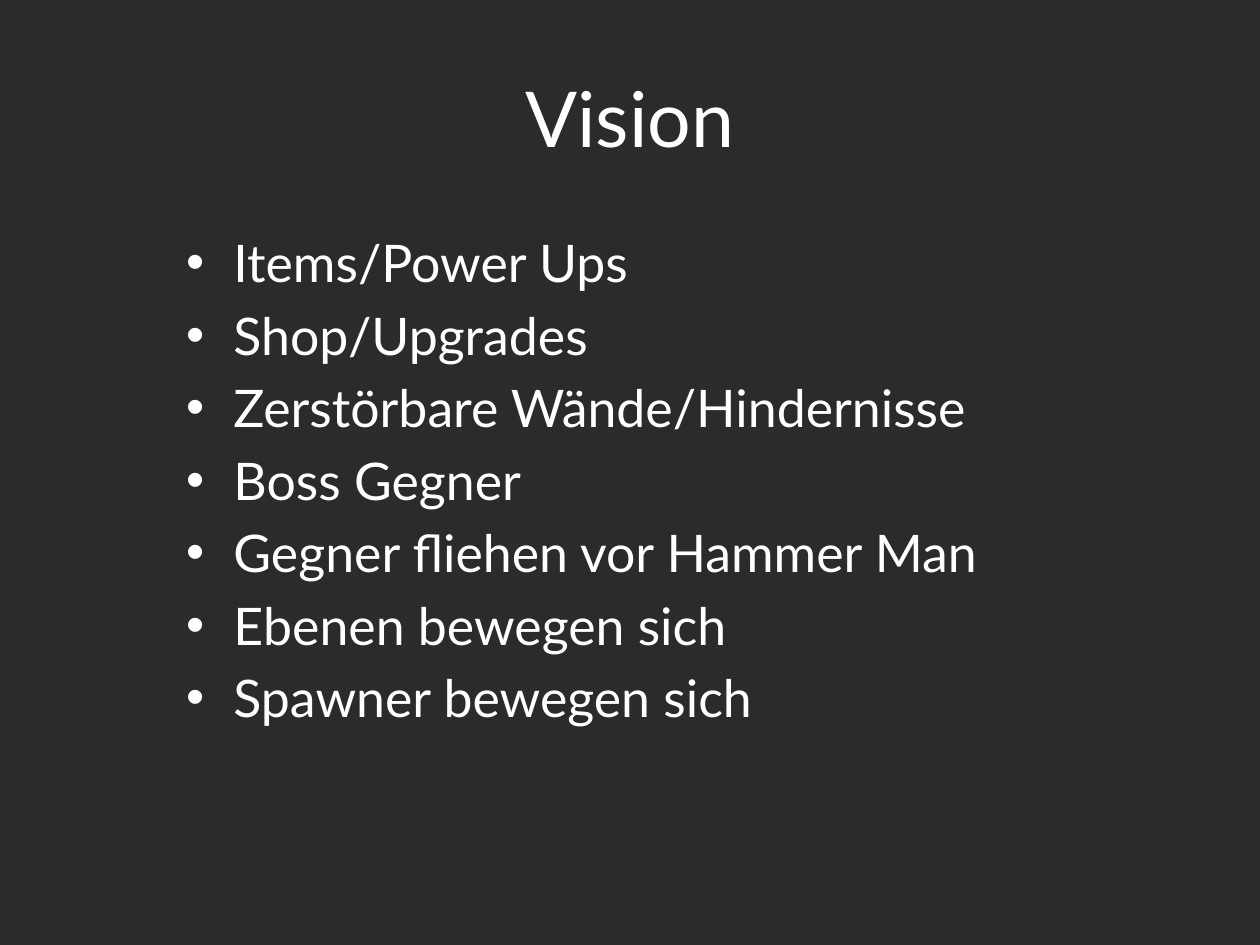
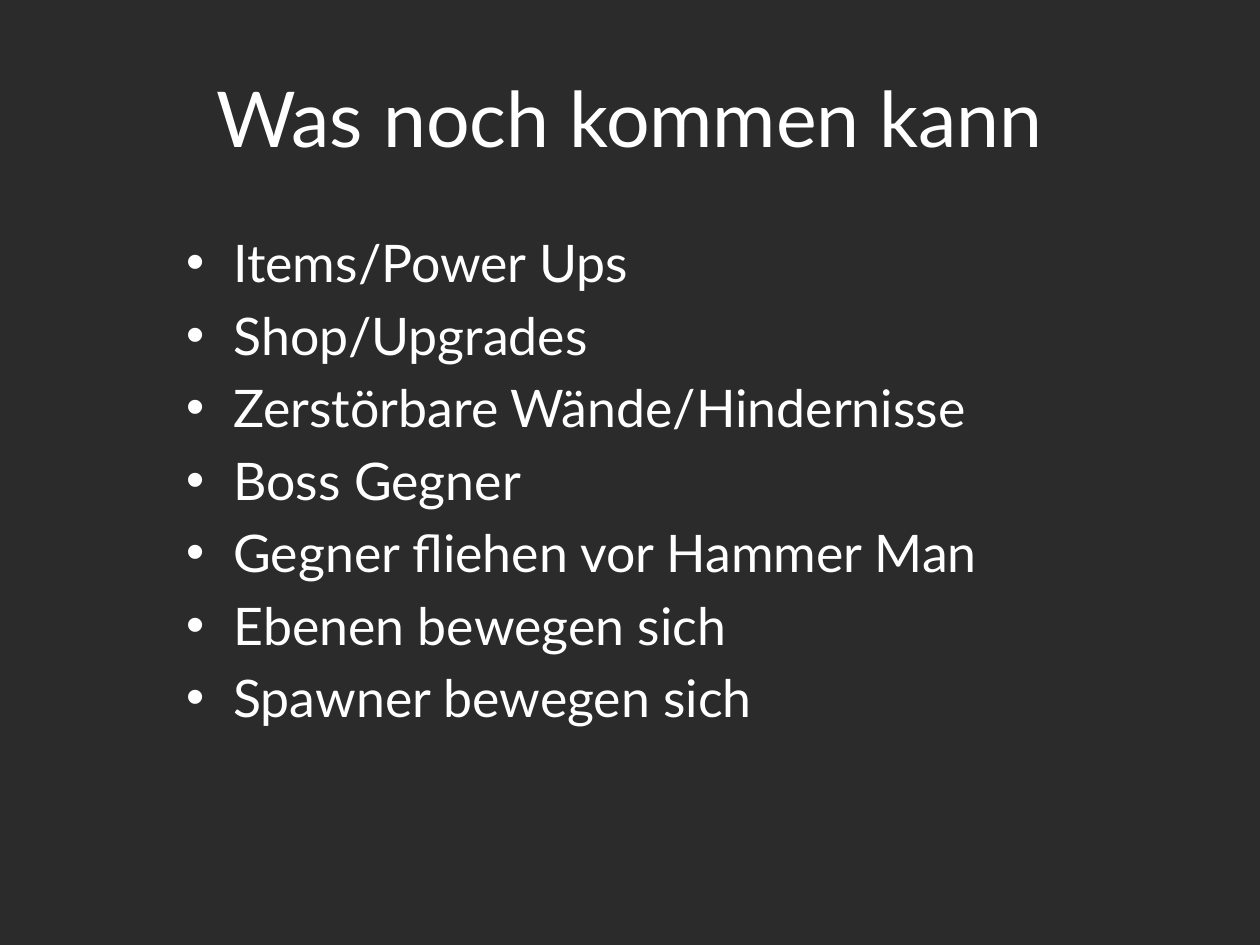
Before and after one commit to Assertores/HammerMan, a slide deck: slide 12 of Documentation/Hammer Man.pptx. Drawn at 1260x945 pixels with LibreOffice and Linux fonts; fonts in the diff are those of the drawing; background and template pictures are left out; a plain dark background stands for a picture behind light text. Boxes give left, top, right and bottom in pixels: in the first picture for what was removed or moved away, otherwise in the second. Text is boxed around its words. In the diff, an @@ line names an element or a change of style, - is before the commit and + after.

```diff
--- a/Documentation/Hammer Man.pptx
+++ b/Documentation/Hammer Man.pptx
@@ title at (216,90,1043,148): text changed @@
-Vision
+Was noch kommen kann
```
Also in this commit, not shown: 5 other slides changed, 15 other files.
